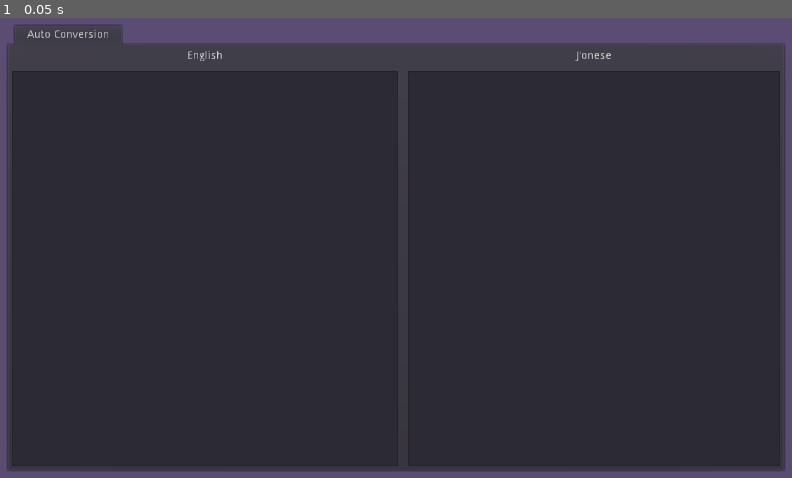
Above: before the commit, frame 1.
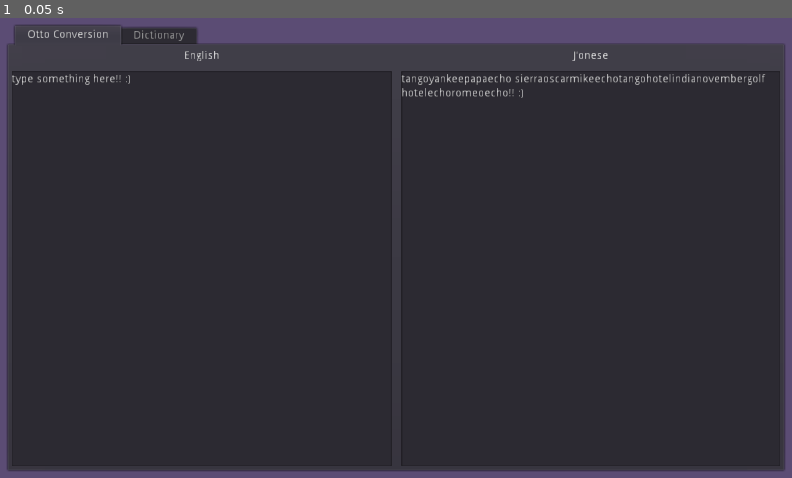
Above: after the commit, the same moment.

Repository: PonchoPete/J-on-Translator
Game: Godot game, scene res://Scenes/JonTalk.tscn
The game is run twice, just before and just after one commit, with the same random seed, the same clock (stepped at 60 frames per second) and the same inputs. Before the commit the project has no main scene; this scene is started directly in both runs.
Inputs:
- Up to frame 1 (0.05 s): no input

The runs differ from the first frame. In frame 1, 1.3% of the frame differs, in the area x 1-97%, y 1-98%.

Commit message:
Add files via upload
dictionary tab added, plus not so brute forced code

Diff:
--- a/JonTalk/Scenes/JonTalk.tscn
+++ b/JonTalk/Scenes/JonTalk.tscn
@@ -2,7 +2,7 @@
 
 [ext_resource path="res://Scripts/JonTalk.gd" type="Script" id=1]
 
-[node name="J\'onese" type="Node2D"]
+[node name="J\'onese" type="Node"]
 script = ExtResource( 1 )
 
 [node name="CanvasLayer" type="CanvasLayer" parent="."]
@@ -27,55 +27,123 @@
 "_edit_use_anchors_": false
 }
 
-[node name="Auto Conversion" type="HSplitContainer" parent="CanvasLayer/TabContainer"]
+[node name="Otto Conversion" type="HSplitContainer" parent="CanvasLayer/TabContainer"]
 anchor_right = 1.0
 anchor_bottom = 1.0
 margin_left = 4.0
 margin_top = 32.0
 margin_right = -4.0
 margin_bottom = -4.0
-split_offset = 450
+split_offset = 442
 
-[node name="VSplitContainer" type="VSplitContainer" parent="CanvasLayer/TabContainer/Auto Conversion"]
-margin_right = 495.0
+[node name="VSplitContainer" type="VSplitContainer" parent="CanvasLayer/TabContainer/Otto Conversion"]
+margin_right = 487.0
 margin_bottom = 532.0
 dragger_visibility = 1
 
-[node name="Label" type="Label" parent="CanvasLayer/TabContainer/Auto Conversion/VSplitContainer"]
-margin_right = 495.0
+[node name="Label" type="Label" parent="CanvasLayer/TabContainer/Otto Conversion/VSplitContainer"]
+margin_right = 487.0
 margin_bottom = 14.0
 text = "English"
 align = 1
 
-[node name="English" type="TextEdit" parent="CanvasLayer/TabContainer/Auto Conversion/VSplitContainer"]
+[node name="English" type="TextEdit" parent="CanvasLayer/TabContainer/Otto Conversion/VSplitContainer"]
 margin_top = 26.0
-margin_right = 495.0
+margin_right = 487.0
 margin_bottom = 532.0
 rect_min_size = Vector2( 0, 500 )
+text = "type something here!! :)"
 wrap_enabled = true
 __meta__ = {
 "_edit_use_anchors_": false
 }
 
-[node name="VSplitContainer2" type="VSplitContainer" parent="CanvasLayer/TabContainer/Auto Conversion"]
-margin_left = 507.0
+[node name="VSplitContainer2" type="VSplitContainer" parent="CanvasLayer/TabContainer/Otto Conversion"]
+margin_left = 499.0
 margin_right = 984.0
 margin_bottom = 532.0
 dragger_visibility = 1
 
-[node name="Label" type="Label" parent="CanvasLayer/TabContainer/Auto Conversion/VSplitContainer2"]
-margin_right = 477.0
+[node name="Label" type="Label" parent="CanvasLayer/TabContainer/Otto Conversion/VSplitContainer2"]
+margin_right = 485.0
 margin_bottom = 14.0
 text = "J'onese"
 align = 1
 
-[node name="Jonese" type="TextEdit" parent="CanvasLayer/TabContainer/Auto Conversion/VSplitContainer2"]
+[node name="Jonese" type="TextEdit" parent="CanvasLayer/TabContainer/Otto Conversion/VSplitContainer2"]
 margin_top = 26.0
-margin_right = 477.0
+margin_right = 485.0
 margin_bottom = 532.0
+text = "tangoyankeepapaecho sierraoscarmikeechotangohotelindianovembergolf hotelechoromeoecho!! :)"
 wrap_enabled = true
 __meta__ = {
 "_edit_use_anchors_": false
 }
-[connection signal="text_changed" from="CanvasLayer/TabContainer/Auto Conversion/VSplitContainer/English" to="." method="_on_English_text_changed"]
-[connection signal="text_changed" from="CanvasLayer/TabContainer/Auto Conversion/VSplitContainer2/Jonese" to="." method="_on_Jonese_text_changed"]
+
+[node name="Dictionary" type="HBoxContainer" parent="CanvasLayer/TabContainer"]
+visible = false
+anchor_right = 1.0
+anchor_bottom = 1.0
+margin_left = 4.0
+margin_top = 32.0
+margin_right = -4.0
+margin_bottom = -4.0
+alignment = 1
+
+[node name="VBoxContainer" type="VBoxContainer" parent="CanvasLayer/TabContainer/Dictionary"]
+margin_right = 486.0
+margin_bottom = 532.0
+size_flags_horizontal = 3
+alignment = 1
+
+[node name="Label" type="Label" parent="CanvasLayer/TabContainer/Dictionary/VBoxContainer"]
+margin_top = 157.0
+margin_right = 486.0
+margin_bottom = 375.0
+text = "Alfa
+Bravo
+Charlie
+Delta
+Echo
+Foxtrot
+Golf
+Hotel
+India
+Jerma
+Kilo
+Lima
+Mike"
+align = 1
+
+[node name="VSeparator" type="VSeparator" parent="CanvasLayer/TabContainer/Dictionary"]
+margin_left = 490.0
+margin_right = 494.0
+margin_bottom = 532.0
+
+[node name="VBoxContainer2" type="VBoxContainer" parent="CanvasLayer/TabContainer/Dictionary"]
+margin_left = 498.0
+margin_right = 984.0
+margin_bottom = 532.0
+size_flags_horizontal = 3
+alignment = 1
+
+[node name="Label" type="Label" parent="CanvasLayer/TabContainer/Dictionary/VBoxContainer2"]
+margin_top = 157.0
+margin_right = 486.0
+margin_bottom = 375.0
+text = "November
+Oscar
+Papa
+Quebec
+Romeo
+Sierra
+Tango
+Uniform
+Victor
+Whiskey
+Xray
+Yankee
+Zulu"
+align = 1
+[connection signal="text_changed" from="CanvasLayer/TabContainer/Otto Conversion/VSplitContainer/English" to="." method="_on_English_text_changed"]
+[connection signal="text_changed" from="CanvasLayer/TabContainer/Otto Conversion/VSplitContainer2/Jonese" to="." method="_on_Jonese_text_changed"]
--- a/JonTalk/Scripts/JonTalk.gd
+++ b/JonTalk/Scripts/JonTalk.gd
@@ -1,94 +1,47 @@
-extends Node2D
+extends Node
 
-onready var english = get_node("CanvasLayer/TabContainer/Auto Conversion/VSplitContainer/English")
-onready var jonese = get_node("CanvasLayer/TabContainer/Auto Conversion/VSplitContainer2/Jonese")
+var jonDict: Dictionary = {
+	"a": "alfa",
+	"b": "bravo",
+	"c": "charlie",
+	"d": "delta",
+	"e": "echo",
+	"f": "foxtrot",
+	"g": "golf",
+	"h": "hotel",
+	"i": "india",
+	"j": "jerma",
+	"k": "kilo",
+	"l": "lima",
+	"m": "mike",
+	"n": "november",
+	"o": "oscar",
+	"p": "papa",
+	"q": "quebec",
+	"r": "romeo",
+	"s": "sierra",
+	"t": "tango",
+	"u": "uniform",
+	"v": "victor",
+	"w": "whiskey",
+	"x": "xray",
+	"y": "yankee",
+	"z": "zulu",
+}
 
-func _on_English_text_changed():
-	jonese.text = ""
-	var telephony = ""
-	for letter in english.text:
-		match(letter.to_lower()):
-			'a': telephony = "alfa"
-			'b': telephony = "bravo"
-			'c': telephony = "charlie"
-			'd': telephony = "delta"
-			'e': telephony = "echo"
-			'f': telephony = "foxtrot"
-			'g': telephony = "golf"
-			'h': telephony = "hotel"
-			'i': telephony = "india"
-			'j': telephony = "jerma"
-			'k': telephony = "kilo"
-			'l': telephony = "lima"
-			'm': telephony = "mike"
-			'n': telephony = "november"
-			'o': telephony = "oscar"
-			'p': telephony = "papa"
-			'q': telephony = "quebec"
-			'r': telephony = "romeo"
-			's': telephony = "sierra"
-			't': telephony = "tango"
-			'u': telephony = "uniform"
-			'v': telephony = "victor"
-			'w': telephony = "whiskey"
-			'x': telephony = "xray"
-			'y': telephony = "yankee"
-			'z': telephony = "zulu"
-			_: telephony = letter
+onready var english = get_node("CanvasLayer/TabContainer/Otto Conversion/VSplitContainer/English")
+onready var jonese = get_node("CanvasLayer/TabContainer/Otto Conversion/VSplitContainer2/Jonese")
+
+func _on_English_text_changed(): #translates english to jonese
+	jonese.set_text("")
+	var telephony: String = ""
+	for letter in english.get_text():
+		telephony = jonDict.get(letter.to_lower(), letter)
 		if letter == letter.to_upper(): telephony = telephony.to_upper()
-		jonese.text = str(jonese.text, telephony)
+		jonese.set_text(str(jonese.text, telephony))
 
-func _on_Jonese_text_changed():
-	english.text = jonese.text
-	english.text = english.text.replace("alfa", "a")
-	english.text = english.text.replace("bravo", "b")
-	english.text = english.text.replace("charlie", "c")
-	english.text = english.text.replace("delta", "d")
-	english.text = english.text.replace("echo", "e")
-	english.text = english.text.replace("foxtrot", "f")
-	english.text = english.text.replace("golf", "g")
-	english.text = english.text.replace("hotel", "h")
-	english.text = english.text.replace("bravo", "i")
-	english.text = english.text.replace("jerma", "j")
-	english.text = english.text.replace("kilo", "k")
-	english.text = english.text.replace("lima", "l")
-	english.text = english.text.replace("mike", "m")
-	english.text = english.text.replace("november", "n")
-	english.text = english.text.replace("oscar", "o")
-	english.text = english.text.replace("papa", "p")
-	english.text = english.text.replace("quebec", "q")
-	english.text = english.text.replace("romeo", "r")
-	english.text = english.text.replace("sierra", "s")
-	english.text = english.text.replace("tango", "t")
-	english.text = english.text.replace("uniform", "u")
-	english.text = english.text.replace("victor", "v")
-	english.text = english.text.replace("whiskey", "w")
-	english.text = english.text.replace("xray", "x")
-	english.text = english.text.replace("yankee", "y")
-	english.text = english.text.replace("zulu", "z")
-	english.text = english.text.replace("ALFA", "A")
-	english.text = english.text.replace("BRAVO", "B")
-	english.text = english.text.replace("CHARLIE", "C")
-	english.text = english.text.replace("DELTA", "D")
-	english.text = english.text.replace("ECHO", "E")
-	english.text = english.text.replace("FOXTROT", "F")
-	english.text = english.text.replace("GOLF", "G")
-	english.text = english.text.replace("HOTEL", "H")
-	english.text = english.text.replace("BRAVO", "I")
-	english.text = english.text.replace("JERMA", "J")
-	english.text = english.text.replace("KILO", "K")
-	english.text = english.text.replace("LIMA", "L")
-	english.text = english.text.replace("MIKE", "M")
-	english.text = english.text.replace("NOVEMBER", "N")
-	english.text = english.text.replace("OSCAR", "O")
-	english.text = english.text.replace("PAPA", "P")
-	english.text = english.text.replace("QUEBEC", "Q")
-	english.text = english.text.replace("ROMEO", "R")
-	english.text = english.text.replace("SIERRA", "S")
-	english.text = english.text.replace("TANGO", "T")
-	english.text = english.text.replace("UNIFORM", "U")
-	english.text = english.text.replace("VICTOR", "V")
-	english.text = english.text.replace("WHISKEY", "W")
-	english.text = english.text.replace("XRAY", "X")
-	english.text = english.text.replace("YANKEE", "Y")
-	english.text = english.text.replace("ZULU", "Z")
+func _on_Jonese_text_changed(): #translates jonese to english
+	english.set_text(jonese.get_text())
+	for key in jonDict.keys(): #I'm sure there is a better alternative to this method
+		english.set_text(english.get_text().replace(jonDict.get(key), key)) #replaces lowercase words to letters
+		english.set_text(english.get_text().replace(jonDict.get(key).to_upper(), key.to_upper())) # replaces uppercase words to letters
--- a/JonTalk/project.godot
+++ b/JonTalk/project.godot
@@ -16,6 +16,7 @@
 [application]
 
 config/name="J'on Translator"
+run/main_scene="res://Scenes/JonTalk.tscn"
 config/icon="res://yobaicon_400x400.png"
 
 [display]
Not shown, added: JonTalk/export_presets.cfg
